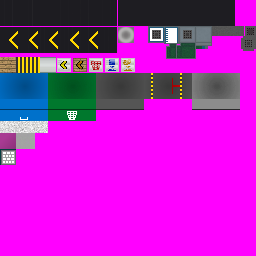
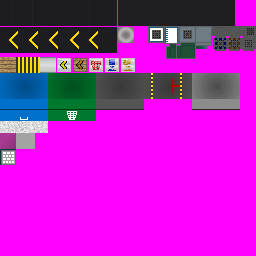
Layers edited between the first and the second 256×256 image:
painted on "Paintings" over [215, 38, 240, 49]
painted on "Color" over [213, 26, 245, 51]
